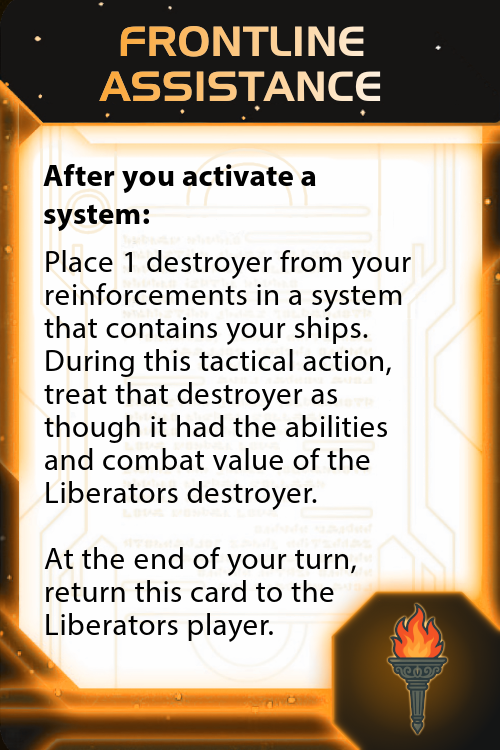
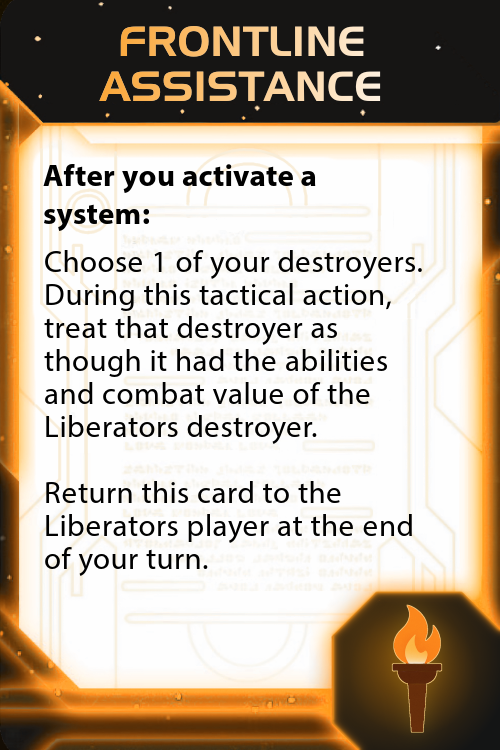
Layered file, before and after one edit (500x750). Changes by layer:
hid "Pasted Layer" over box(385, 601, 450, 737)
showed "icon.png copy" over box(379, 596, 455, 746)
renamed "Place 1 destroyer from your re..." to "Choose 1 of your destroyers. D...", painted on it over box(44, 250, 422, 642)